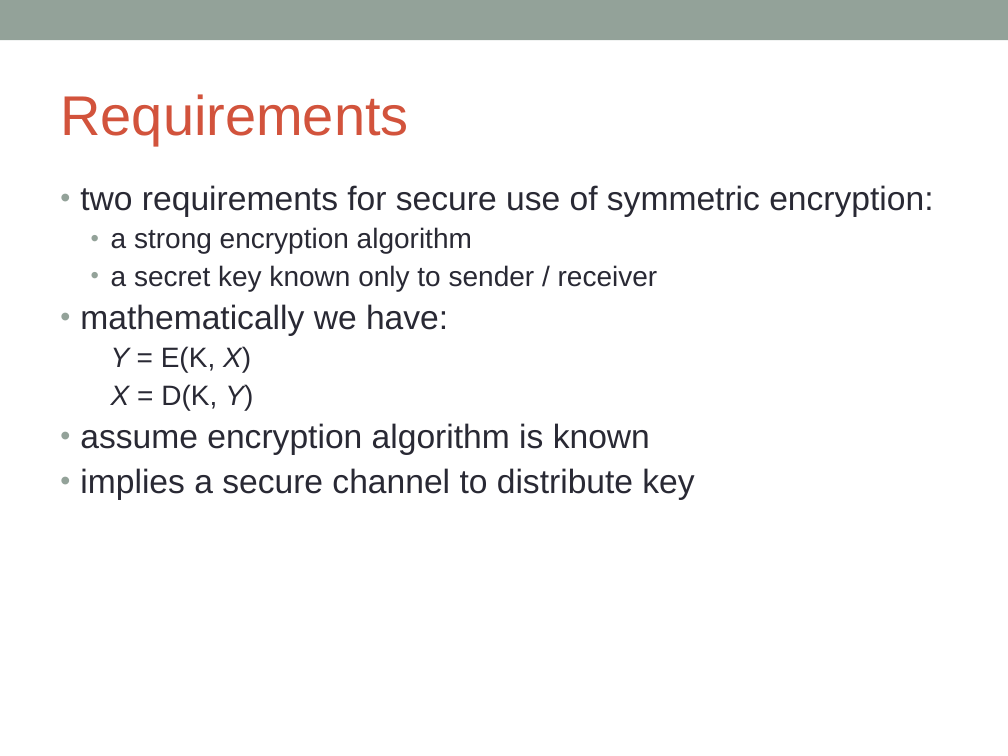
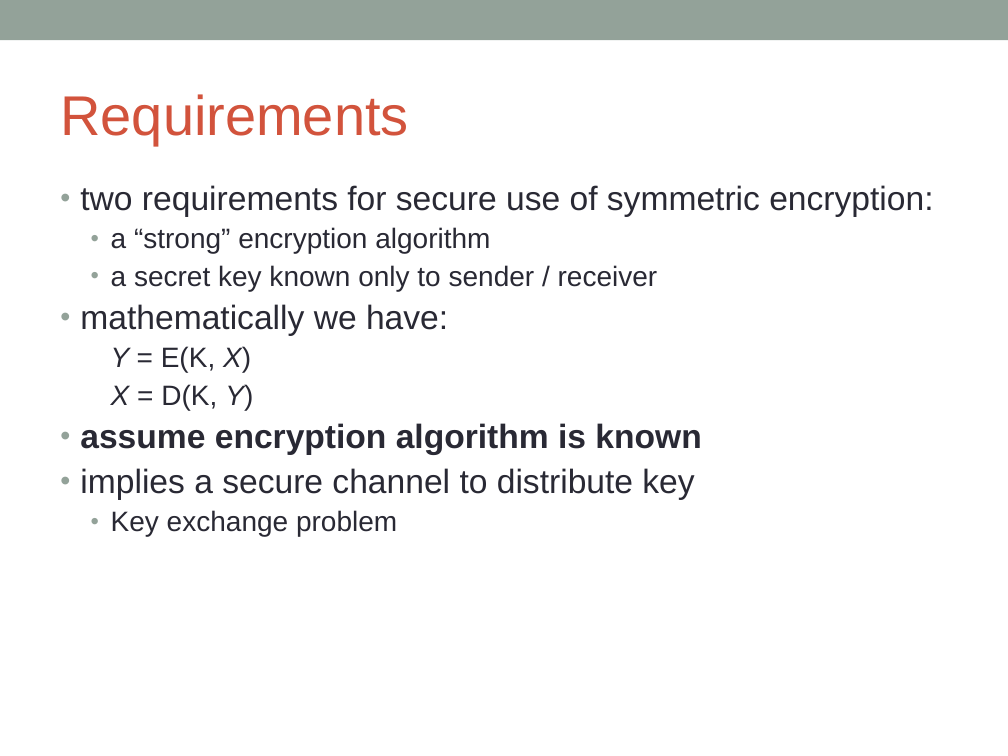
Before and after one commit to DeMaCS-UNICAL/NetworkSecurity, a slide deck: slide 7 of slides/ch02-SimmetricCryptography.ppt. Drawn at 1008x756 pixels with LibreOffice and Linux fonts; fonts in the diff are those of the drawing. Boxes give left, top, right and bottom in pixels: in the first picture for what was removed or moved away, otherwise in the second. Text is boxed around its words. In the diff, an @@ line names an element or a change of style, - is before the commit and + after.

```diff
--- a/slides/ch02-SimmetricCryptography.ppt
+++ b/slides/ch02-SimmetricCryptography.ppt
@@ text at <box>111,227,490,253</box>: text changed @@
-  • a strong encryption algorithm
+  • a “strong” encryption algorithm
@@ text at <box>80,423,701,455</box>: bold on in "assume encryption algorithm is known" @@
@@ text at <box>111,510,397,536</box>: paragraph added @@
+  • Key exchange problem
```
Also in this commit, not shown: 16 other slides changed, 1 slide added, 1 other file.
